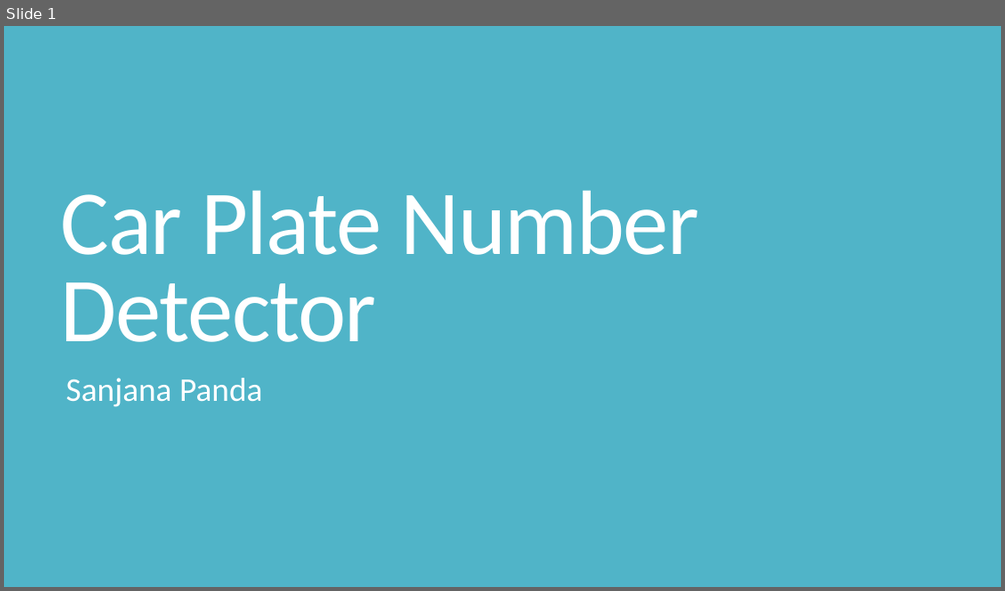
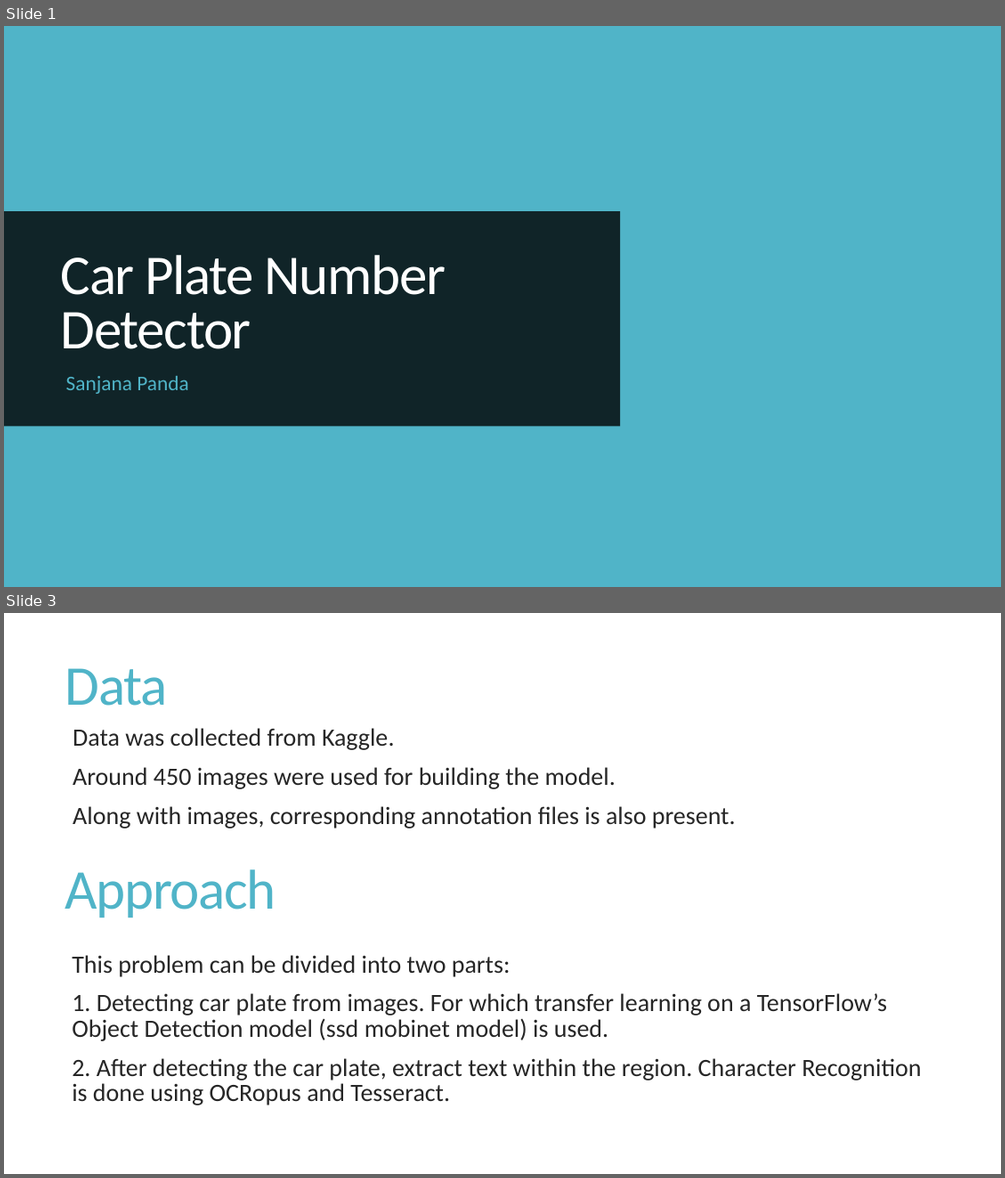
Before and after one commit to SanjaPanda/car-plate-detector, a slide deck: Car Plate Number Detector.pptx. Shown one above the other, each under a label of ours: slide 1 before the commit, slides 1 and 3 after it; the slides between them are not shown. The pictures are 1005x591 and 1005x1178 pixels, drawn with LibreOffice and Linux fonts; fonts in the diff are those of the drawing; background and template pictures are left out. Boxes give left, top, right and bottom in pixels: in the first picture for what was removed or moved away, otherwise in the second. Text is boxed around its words. In the diff, an @@ line names an element or a change of style, - is before the commit and + after.

```diff
--- a/Car Plate Number Detector.pptx
+++ b/Car Plate Number Detector.pptx
@@ slide 3 added at [4, 613, 1001, 1174], background #FFFFFF @@
@@ title added at [65, 668, 168, 706], 54 pt, text #50B4C8 @@
+Data
@@ text added at [73, 728, 736, 828], 24 pt, text #262626 @@
+  Data was collected from Kaggle.
+  Around 450 images were used for building the model.
+  Along with images, corresponding annotation files is also present.
@@ text added at [65, 869, 276, 917], 54 pt, text #50B4C8 @@
+Approach
@@ text added at [72, 955, 921, 1105], 24 pt, text #262626 @@
+  This problem can be divided into two parts:
+  1. Detecting car plate from images. For which transfer learning on a TensorFlow’s Object Detection model (ssd mobinet model) is used.
+  2. After detecting the car plate, extract text within the region. Character Recognition is done using OCRopus and Tesseract.
@@ slide 1 changed as well @@
@@ background #50B4C8 to picture (left out) @@
@@ rectangle added at [4, 26, 1001, 587], fill #50B4C8 @@
@@ rectangle added at [4, 211, 620, 426], fill #000000 at 80% opacity @@
@@ title "Car Plate Number Detector": place and size @@
-title "Car Plate Number Detector" at [61, 190, 699, 342]
+title "Car Plate Number Detector" at [61, 255, 446, 349]
@@ title "Car Plate Number Detector" at [61, 255, 446, 349]: size 88 to 54 pt @@
@@ subtitle "Sanjana Panda" at [66, 376, 188, 394]: size 32 to 20 pt, text colour #FFFFFF to #50B4C8 @@
```
Also in this commit, not shown: 2 other slides changed, 2 other slides added, 2 slides removed, 1 other file.
